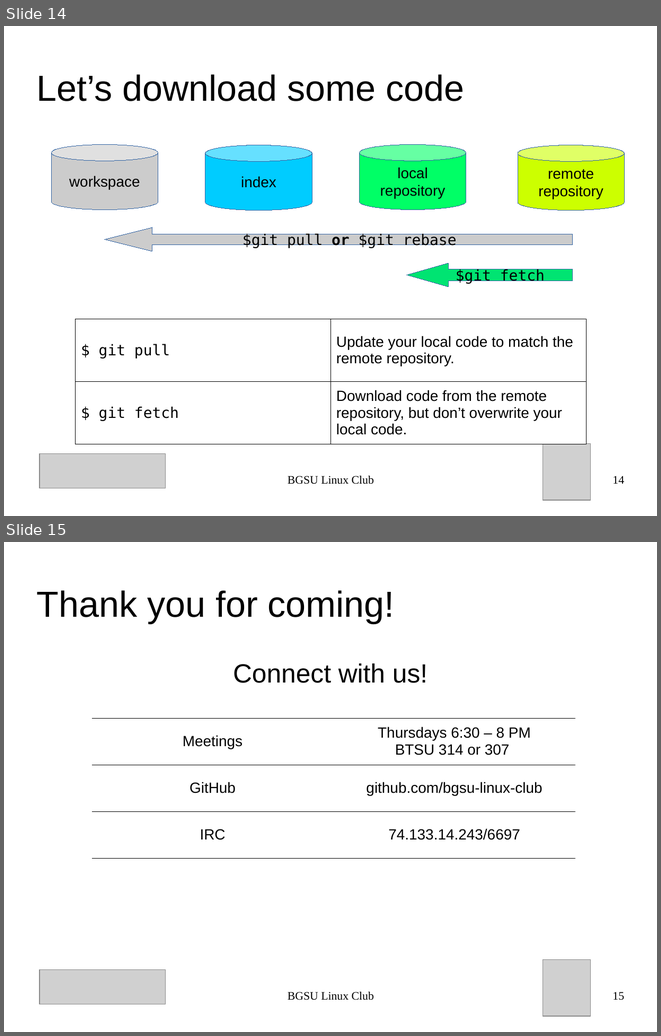
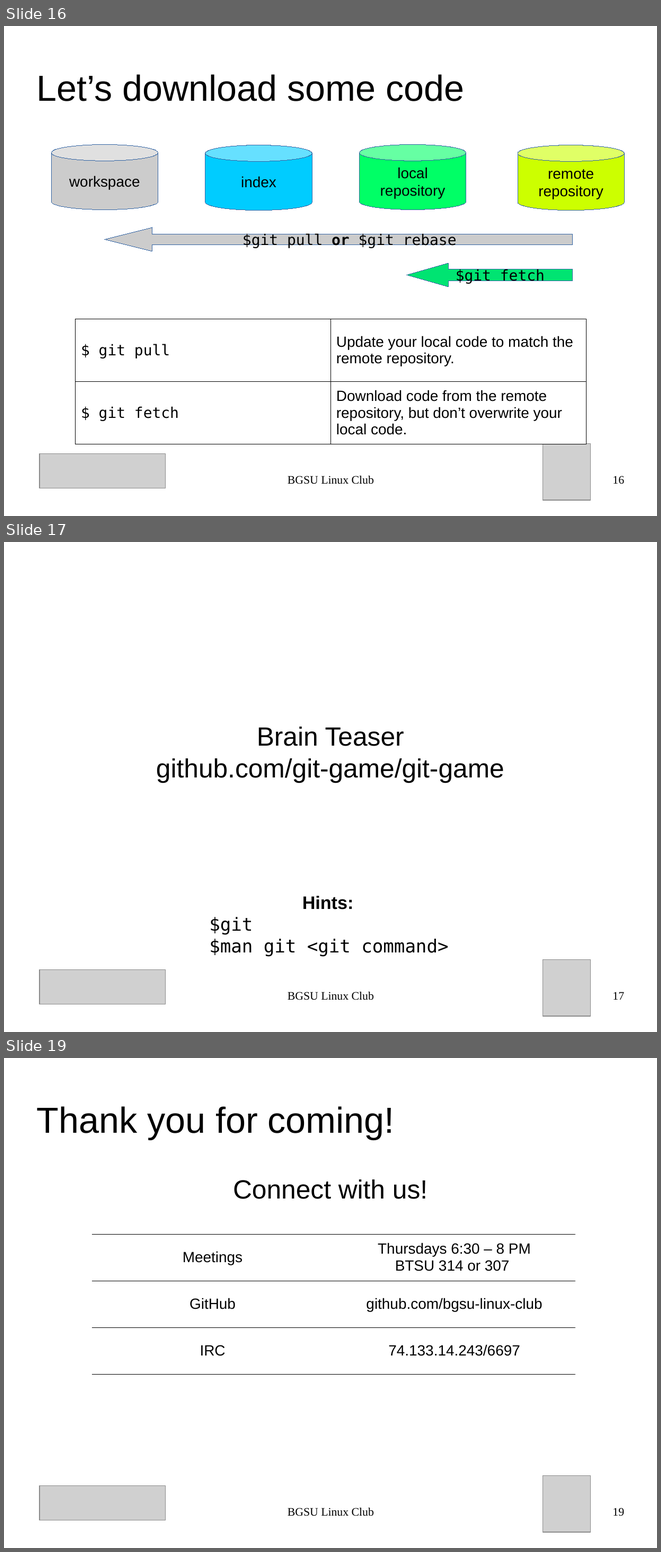
Before and after one commit to BGSU-Linux-Club/BGSU-Git-Tutorial, a slide deck: presentation.odp. Shown one above the other, each under a label of ours: slides 14 and 15 before the commit, slides 16, 17 and 19 after it; the slides between them are not shown. The pictures are 661x1036 and 661x1552 pixels, drawn with LibreOffice and Linux fonts; fonts in the diff are those of the drawing; grey boxes stand for pictures. Boxes give left, top, right and bottom in pixels: in the first picture for what was removed or moved away, otherwise in the second. Text is boxed around its words. In the diff, an @@ line names an element or a change of style, - is before the commit and + after.

Commit message:
Continued additions to the presentaiton, added git-game activity as a submodule (hopefully)

```diff
--- a/presentation.odp
+++ b/presentation.odp
@@ slide 17 added at [4, 542, 657, 1032], background #FFFFFF @@
@@ subtitle added at [156, 726, 504, 782], 32 pt, text #000000 @@
+Brain Teaser
+github.com/git-game/git-game
@@ text added at [209, 896, 448, 956], 22 pt, text #000000 @@
+Hints:
+$git
+$man git <git command>
@@ picture added at [40, 970, 165, 1004] @@
@@ picture added at [543, 960, 591, 1016] @@
@@ text added at [288, 991, 374, 1000], 14 pt, text #000000 @@
+BGSU Linux Club
@@ page number added at [612, 991, 624, 999], 14 pt, text #000000 @@
+17
@@ what was slide 14 is now slide 16 @@
@@ page number at [612, 475, 624, 484]: text changed @@
-14
+16
@@ what was slide 15 is now slide 19 @@
@@ page number at [612, 1507, 624, 1516]: text changed @@
-15
+19
```
Also in this commit, not shown: 4 slides changed, 3 other slides added, 3 other files.
